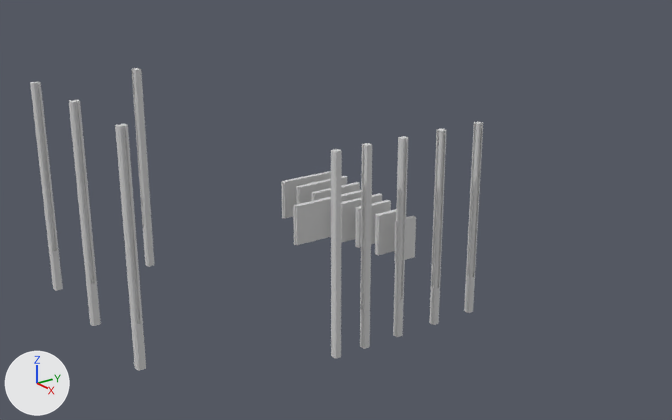
The Blender file ViviendaSistemaPrefaHolcim.blend as it was, and as the next commit left it.
The view is the same before and after, from a 50 mm lens placed at (20.0, -16.6, 10.2), pointed at (-3.2, -0.2, 0.0). Every picture has the same lights, and +X, +Y and +Z are marked at lower left.

Objects in the first picture: 'B0-0340', 'B0-0520', 'B0-0640', 'B0_0820', 'B1-094', 'B1-1000', 'B1-1120', 'B1_Cube', 'ColTipoA', 'ColTipoB', 'ColTipoC', 'ColTipoC.001', 'ColTipoC.002', 'ColTipoC.003', 'ColTipoD', 'ColTipoD.001', 'ColTipoE'.
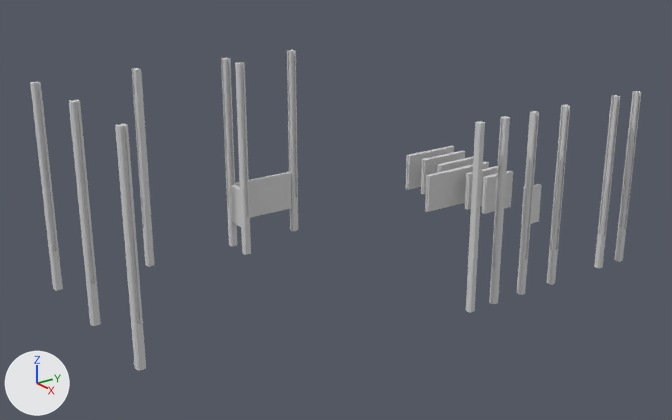
What differs and where, as boxes [x1, y1, x2, y2] in the pictures (672 x 420 px):
'ColTipoA', moved
    before: [331, 149, 342, 359]
    after: [466, 121, 485, 313]
'ColTipoB', moved
    before: [360, 143, 372, 349]
    after: [489, 116, 510, 304]
'ColTipoD', moved
    before: [429, 129, 446, 325]
    after: [547, 105, 570, 285]
'B1_Cube', moved
    before: [293, 190, 361, 245]
    after: [425, 162, 489, 212]
'ColTipoE', moved
    before: [464, 122, 483, 313]
    after: [614, 91, 641, 262]
'ColTipoC', moved
    before: [393, 136, 408, 337]
    after: [517, 111, 539, 295]
'ColTipoE.003', added
    after: [235, 62, 251, 255]
'B1-1120.001', added
    after: [235, 172, 292, 218]
'B1-1120', moved
    before: [281, 171, 331, 218]
    after: [406, 146, 454, 190]
'ColTipoE.001', added
    after: [221, 58, 237, 246]
'ColTipoF', added
    after: [594, 95, 620, 268]
'ColTipoE.002', added
    after: [287, 50, 298, 231]
'B0-0640', moved
    before: [355, 200, 391, 248]
    after: [481, 171, 513, 214]
'B0-0340', moved
    before: [394, 216, 416, 262]
    after: [521, 184, 542, 225]
'B0_0820', moved
    before: [341, 193, 382, 243]
    after: [465, 166, 497, 210]
'B1-1000', moved
    before: [296, 176, 347, 204]
    after: [421, 151, 465, 194]
'B0-0520', deleted
    before: [375, 209, 396, 255]
'B1-094', moved
    before: [312, 182, 360, 201]
    after: [438, 156, 474, 172]
'B0-0340.001', added
    after: [230, 185, 241, 227]

Patch to the scene script:
```diff
--- a/ViviendaSistemaPrefaHolcim.blend.py
+++ b/ViviendaSistemaPrefaHolcim.blend.py
@@ ob_b1_1120 @@
 ob_b1_1120 = bpy.data.objects.new('B1-1120', me_b1_cube_008)
-ob_b1_1120.location = (-5.1, 0.0, 0.0)
+ob_b1_1120.location = (-5.1, 5.34, 0.0)
 ob_b1_1120.rotation_euler = (1.571, 0.0, 0.0)  # degrees (90, 0, 0)
@@ ob_b1_1000 @@
 ob_b1_1000 = bpy.data.objects.new('B1-1000', me_b1_cube_007)
-ob_b1_1000.location = (-4.37, 0.0, 0.0)
+ob_b1_1000.location = (-4.37, 5.34, 0.0)
 ob_b1_1000.rotation_euler = (1.571, 0.0, 0.0)  # degrees (90, 0, 0)
@@ ob_b1_094 @@
 ob_b1_094 = bpy.data.objects.new('B1-094', me_b1_cube_006)
-ob_b1_094.location = (-3.58, 0.0, 0.0)
+ob_b1_094.location = (-3.58, 5.34, 0.0)
 ob_b1_094.rotation_euler = (1.571, 0.0, 0.0)  # degrees (90, 0, 0)
@@ ob_b0_0820 @@
 ob_b0_0820 = bpy.data.objects.new('B0_0820', me_b1_cube_005)
-ob_b0_0820.location = (-2.23, 0.0, 0.0)
+ob_b0_0820.location = (-2.23, 5.34, 0.0)
 ob_b0_0820.rotation_euler = (1.571, 0.0, 0.0)  # degrees (90, 0, 0)
@@ ob_b0_0640 @@
 ob_b0_0640 = bpy.data.objects.new('B0-0640', me_b1_cube_004)
-ob_b0_0640.location = (-1.58, 0.0, 0.0)
+ob_b0_0640.location = (-1.58, 5.34, 0.0)
 ob_b0_0640.rotation_euler = (1.571, 0.0, 0.0)  # degrees (90, 0, 0)
@@ ob_b0_0520 @@
-ob_b0_0520 = bpy.data.objects.new('B0-0520', me_b1_cube_003)
@@ ob_b0_0340 @@
 ob_b0_0340 = bpy.data.objects.new('B0-0340', me_b1_cube_002)
-ob_b0_0340.location = (0.0, 0.0, 0.0)
+ob_b0_0340.location = (0.0, 5.34, 0.0)
 ob_b0_0340.rotation_euler = (1.571, 0.0, 0.0)  # degrees (90, 0, 0)
@@ ob_b1_cube @@
 ob_b1_cube = bpy.data.objects.new('B1_Cube', me_b1_cube)
-ob_b1_cube.location = (-2.84, -0.68, 0.0)
+ob_b1_cube.location = (-2.84, 4.66, 0.0)
 ob_b1_cube.rotation_euler = (1.571, 0.0, 0.0)  # degrees (90, 0, 0)
@@ ob_coltipoe @@
 ob_coltipoe = bpy.data.objects.new('ColTipoE', me_coltipob_cube_002)
-ob_coltipoe.location = (0.0, 2.76, 0.0)
+ob_coltipoe.location = (0.0, 10.23, 0.0)
 ob_coltipoe.rotation_euler = (1.571, 0.0, 0.0)  # degrees (90, 0, 0)
@@ ob_coltipod @@
 ob_coltipod = bpy.data.objects.new('ColTipoD', me_coltipob_cube_001)
-ob_coltipod.location = (0.0, 1.27, 0.0)
+ob_coltipod.location = (0.0, 6.62, 0.0)
 ob_coltipod.rotation_euler = (1.571, 0.0, 0.0)  # degrees (90, 0, 0)
@@ ob_coltipoc @@
 ob_coltipoc = bpy.data.objects.new('ColTipoC', me_coltipoc_cube)
-ob_coltipoc.location = (0.0, -0.18, 0.0)
+ob_coltipoc.location = (0.0, 5.16, 0.0)
 ob_coltipoc.rotation_euler = (1.571, 0.0, 0.0)  # degrees (90, 0, 0)
@@ ob_coltipob @@
 ob_coltipob = bpy.data.objects.new('ColTipoB', me_coltipob_cube)
-ob_coltipob.location = (0.0, -1.46, 0.0)
+ob_coltipob.location = (0.0, 3.88, 0.0)
 ob_coltipob.rotation_euler = (1.571, 0.0, 0.0)  # degrees (90, 0, 0)
@@ ob_coltipoa @@
 ob_coltipoa = bpy.data.objects.new('ColTipoA', me_cube_001)
-ob_coltipoa.location = (0.0, -2.52, 0.0)
+ob_coltipoa.location = (0.0, 2.82, 0.0)
 ob_coltipoa.rotation_euler = (1.571, 0.0, 0.0)  # degrees (90, 0, 0)
@@ ob_coltipoe_001 @@
+ob_coltipoe_001 = bpy.data.objects.new('ColTipoE.001', me_coltipob_cube_002_1)  # 124 vertices, 105 faces; spans x -0.12..0.12, y -3.15..3.15, z -0.12..0.12; in mat_material_007 (its picture is missing)
+ob_coltipoe_001.parent = ob_casaholcim
+ob_coltipoe_001.location = (-5.886, -2.617, 1.635)
+ob_coltipoe_001.rotation_euler = (1.571, 0.0, 1.571)  # degrees (90, 0, 90)
@@ ob_coltipoe_002 @@
+ob_coltipoe_002 = bpy.data.objects.new('ColTipoE.002', me_coltipob_cube_002_1.copy())
+ob_coltipoe_002.parent = ob_casaholcim
+ob_coltipoe_002.location = (-5.886, -0.173, 1.635)
+ob_coltipoe_002.rotation_euler = (1.571, 0.0, 1.571)  # degrees (90, 0, 90)
@@ ob_b1_1120_001 @@
+ob_b1_1120_001 = bpy.data.objects.new('B1-1120.001', me_b1_cube_008.copy())  # the mesh of ob_b1_1120
+ob_b1_1120_001.parent = ob_casaholcim
+ob_b1_1120_001.location = (-5.882, -1.406, -0.0123)
+ob_b1_1120_001.rotation_euler = (1.571, 0.0, 0.0)  # degrees (90, 0, 0)
@@ ob_b0_0340_001 @@
+ob_b0_0340_001 = bpy.data.objects.new('B0-0340.001', me_b1_cube_002.copy())  # the mesh of ob_b0_0340
+ob_b0_0340_001.parent = ob_casaholcim
+ob_b0_0340_001.location = (-5.435, -2.621, 0.0)
+ob_b0_0340_001.rotation_euler = (1.571, 0.0, 1.571)  # degrees (90, 0, 90)
@@ ob_coltipoe_003 @@
+ob_coltipoe_003 = bpy.data.objects.new('ColTipoE.003', me_coltipob_cube_002_1.copy())
+ob_coltipoe_003.parent = ob_casaholcim
+ob_coltipoe_003.location = (-4.986, -2.617, 1.635)
+ob_coltipoe_003.rotation_euler = (1.571, 0.0, 3.147)  # degrees (90, 0, 180)
@@ ob_coltipof @@
+ob_coltipof = bpy.data.objects.new('ColTipoF', me_coltipob_cube_002.copy())  # the mesh of ob_coltipoe
+ob_coltipof.location = (0.0, 9.11, 0.0)
+ob_coltipof.rotation_euler = (1.571, 0.0, 0.0)  # degrees (90, 0, 0)
```
